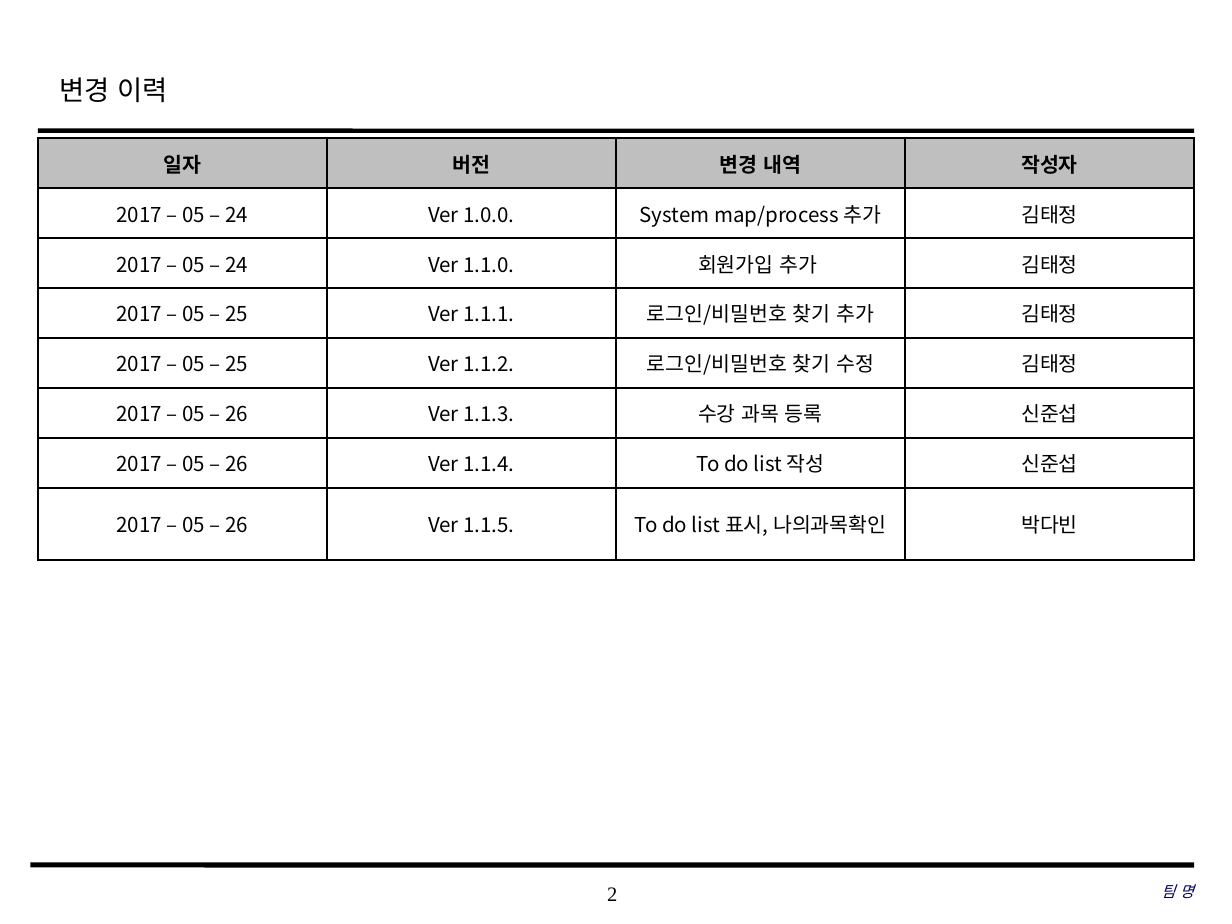
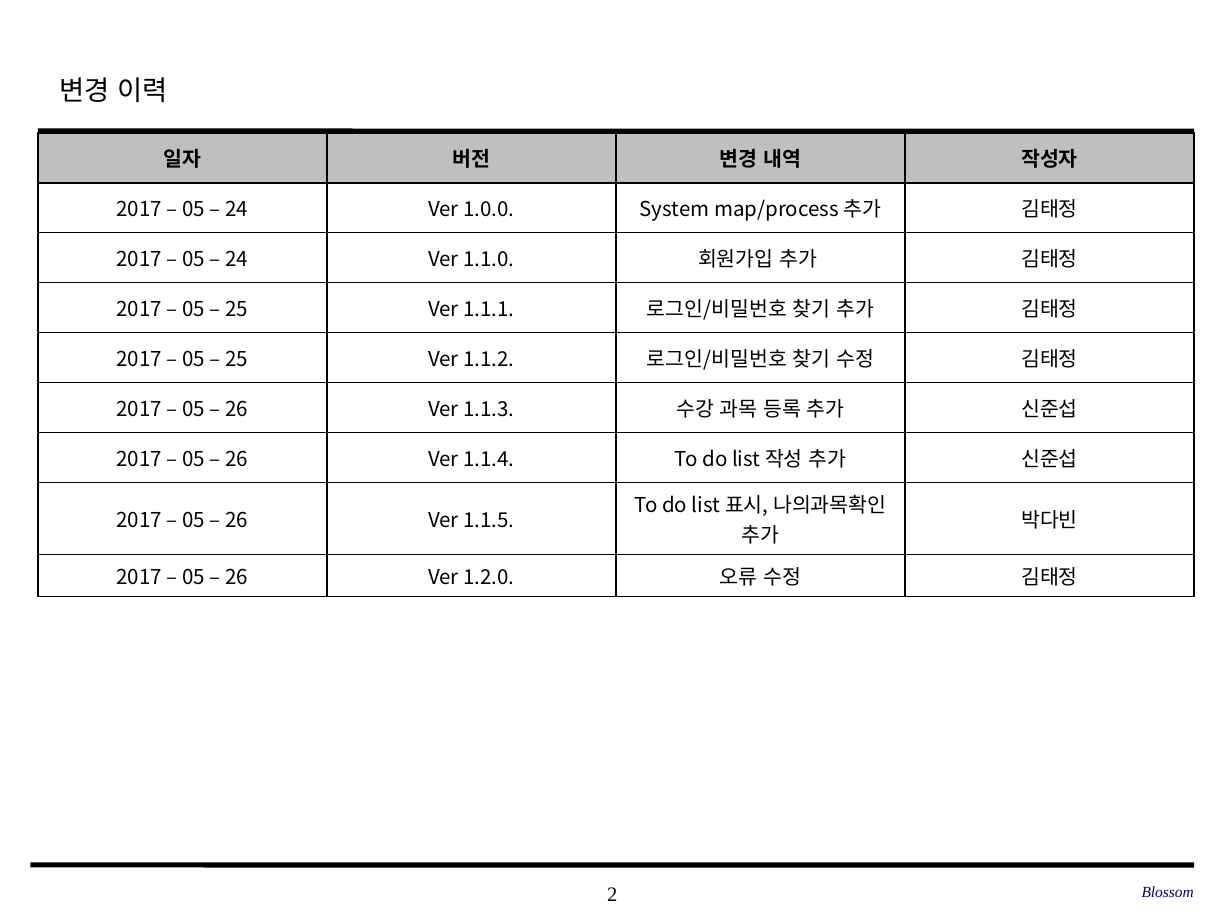
Before and after one commit to SE-admin/SE2017_6_blossom, a slide deck: slide 2 of doc/3_ 설계서/UI Design_6_blossom.pptx. Drawn at 1232x924 pixels with LibreOffice and Linux fonts; fonts in the diff are those of the drawing; background and template pictures are left out. Boxes give left, top, right and bottom in pixels: in the first picture for what was removed or moved away, otherwise in the second. Text is boxed around its words. In the diff, an @@ line names an element or a change of style, - is before the commit and + after.

Commit message:
2017-05=26 Ver1.2.0 오류 수정 김태정

```diff
--- a/doc/3_ 설계서/UI Design_6_blossom.pptx
+++ b/doc/3_ 설계서/UI Design_6_blossom.pptx
@@ table at bbox=[38, 133, 1196, 590] @@
-row 6: 2017 – 05 – 26 | Ver 1.1.3. | 수강 과목 등록 | 신준섭
-row 7: 2017 – 05 – 26 | Ver 1.1.4. | To do list 작성 | 신준섭
-row 8: 2017 – 05 – 26 | Ver 1.1.5. | To do list 표시, 나의과목확인 | 박다빈
+row 6: 2017 – 05 – 26 | Ver 1.1.3. | 수강 과목 등록 추가 | 신준섭
+row 7: 2017 – 05 – 26 | Ver 1.1.4. | To do list 작성 추가 | 신준섭
+row 8: 2017 – 05 – 26 | Ver 1.1.5. | To do list 표시, 나의과목확인 추가 | 박다빈
+row 9: 2017 – 05 – 26 | Ver 1.2.0. | 오류 수정 | 김태정
@@ table: place and size @@
-table at bbox=[38, 138, 1196, 549]
+table at bbox=[38, 133, 1196, 590]
@@ text at bbox=[1142, 886, 1194, 897]: text changed @@
-팀 명
+Blossom
```
Also in this commit, not shown: 21 other slides changed.
